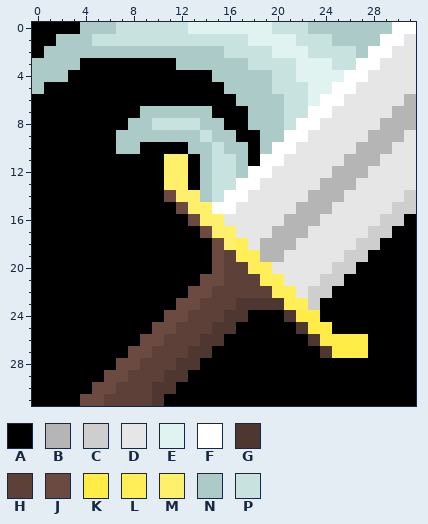
Two versions of one pixel-art file, RPG Game/Assets/Art/UI/Abilities/BasicAttack2.aseprite. Above is the file before it was changed.
32x32 pixels, 1 frame.
Palette (. is transparent): A #000000  B #b5b5b5  C #cecece  D #e6e6e6  E #e1f3f1  F #ffffff  G #4e3730  H #5d4037  J #6b4b41  K #ffec46  L #ffee58  M #fff06b  N #accac7  P #c8e2e0
Pixels before, first column x 0:
 0 AAAANNNPPPPPPEEEEEEEPPPNNNNNNNFF
 1 AANNNPPPPPPPPPPPPPEEEEPPPNNNNFFD
 2 ANNNNNNNNNNNNNNNPPPPEEEPPPPNFFDD
 3 NNNNAAAAAAAANNNNNNPPPPEEEPPFFDDD
 4 NNNAAAAAAAAAAAANNNNNPPEEEEFFDDDD
 5 NAAAAAAAAAAAAAAANNNNPPPEEFFDDDDD
 6 AAAAAAAAAAAAAAAAANNNNPPEFFDDDDDB
 7 AAAAAAAAANNNNNNAAANNNPPFFDDDDDBB
 8 AAAAAAAANNPPPPNNAANNNPFFDDDDDBBB
 9 AAAAAAANNNNNNNPNNAANNFFDDDDDBBBD
10 AAAAAAANNAAAANNPNNANFFDDDDDBBBDD
11 AAAAAAAAAAAMMANPPNAFFDDDDDBBBDDD
12 AAAAAAAAAAAMMANPPNFFDDDDDBBBDDDD
13 AAAAAAAAAAAMMANPPFFDDDDDBBBDDDDD
14 AAAAAAAAAAAJMMNPFFDDDDDBBBDDDDDC
15 AAAAAAAAAAAAJMMFFDDDDDBBBDDDDDCC
16 AAAAAAAAAAAAAJMMDDDDDBBBDDDDDCCA
17 AAAAAAAAAAAAAAJMMDDDBBBDDDDDCCAA
18 AAAAAAAAAAAAAAAJMLDBBBDDDDDCCAAA
19 AAAAAAAAAAAAAAAJHLLBBDDDDDCCAAAA
20 AAAAAAAAAAAAAAAJHHLLDDDDDCCAAAAA
21 AAAAAAAAAAAAAAJJHHHLLDDDCCAAAAAA
22 AAAAAAAAAAAAAJJHHHHHLLDCCAAAAAAA
23 AAAAAAAAAAAAJJHHHGGGGLLCAAAAAAAA
24 AAAAAAAAAAAJJHHHGGAAAGKKAAAAAAAA
25 AAAAAAAAAAJJHHHGGAAAAAGKKAAAAAAA
26 AAAAAAAAAJJHHHGGAAAAAAAGKKKKAAAA
27 AAAAAAAAJJHHHGGAAAAAAAAAGKKKAAAA
28 AAAAAAAJJHHHGGAAAAAAAAAAAAAAAAAA
29 AAAAAAJJHHHGGAAAAAAAAAAAAAAAAAAA
30 AAAAAJJHHHGGAAAAAAAAAAAAAAAAAAAA
31 AAAAJJHHHHGAAAAAAAAAAAAAAAAAAAAA
After:
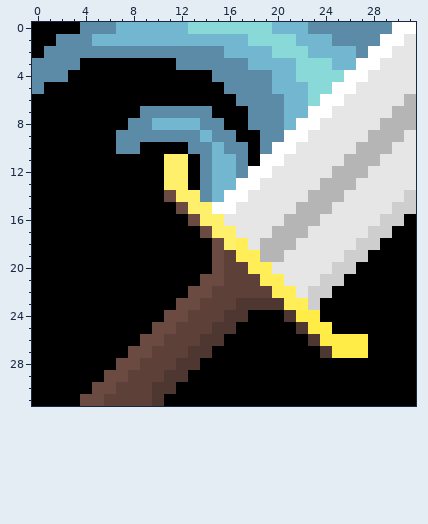
Difference:
Colour E changes from #e1f3f1 to #89d9d9.
Colour N changes from #accac7 to #5c8ba8.
Colour P changes from #c8e2e0 to #72b6cf.
